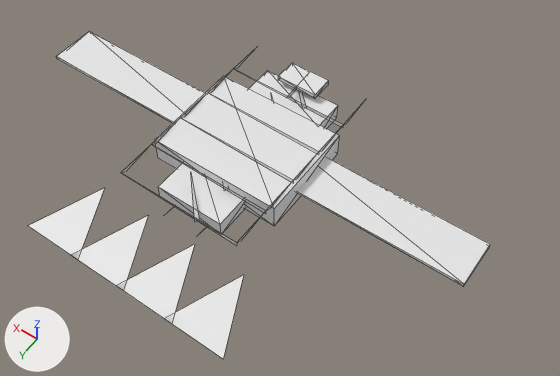
Two versions of the OBJ model GameData/Meshes/Designs/korath/korath_cruiser_bulwark_58.obj, one commit apart.
Before and after are seen from a 50 mm lens placed at (-10.44, 12.83, 19.4), pointed at (-1.68, 0.56, 0.12). Arrows for +X, +Y and +Z are at lower left; the lights stay in place. The first picture is the older version. Mesh edges are drawn as thin lines. Where no turn or scale is listed for an object, it has been applied to the vertices. Vertices at exactly the same position are counted once.

Before the edit, the objects in view are built like this:
```python
me_korath_cruiser_bulwark_58 = bpy.data.meshes.new('korath_cruiser_bulwark_58')
me_korath_cruiser_bulwark_58.from_pydata(...)  # 144 vertices, 110 faces; spans x -8.1..8.1, y -3.6..6.1, z -0.1..1.0
ob_korath_cruiser_bulwark_58 = bpy.data.objects.new('korath_cruiser_bulwark_58', me_korath_cruiser_bulwark_58)
ob_korath_cruiser_bulwark_58.location = (0.0, 0.0, 0.0)
```
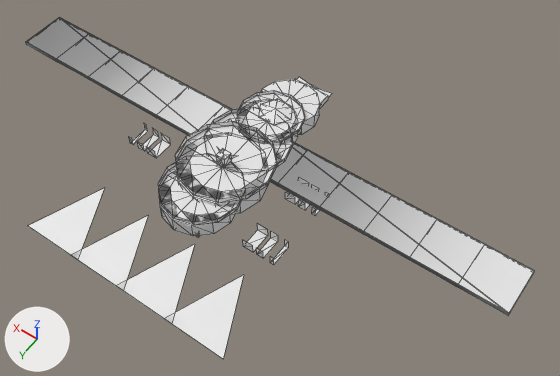
Boxes [x1, y1, x2, y2] around the edits, measured in the pictures (560 x 376 px):
'korath_cruiser_bulwark_58', reshaped (10% wider)
    before: [29, 31, 490, 358]
    after: [26, 18, 534, 358]
part 1 of me_korath_cruiser_bulwark_58, added
    after: [216, 149, 232, 167]
part 2 of me_korath_cruiser_bulwark_58, rebuilt (mostly hidden afterwards)
    before: [155, 76, 340, 226]
    after: [228, 118, 285, 162]
part 3 of me_korath_cruiser_bulwark_58, rebuilt
    before: [249, 71, 338, 129]
    after: [261, 80, 320, 135]
part 4 of me_korath_cruiser_bulwark_58, rebuilt
    before: [158, 163, 245, 234]
    after: [159, 170, 235, 236]
part 5 of me_korath_cruiser_bulwark_58, rebuilt
    before: [297, 158, 490, 286]
    after: [270, 142, 534, 315]
part 6 of me_korath_cruiser_bulwark_58, rebuilt
    before: [56, 31, 205, 123]
    after: [26, 18, 231, 135]
part 7 of me_korath_cruiser_bulwark_58, deleted
    before: [278, 63, 329, 109]
part 8 of me_korath_cruiser_bulwark_58, cut back
    before: [122, 46, 363, 246]
    after: [129, 77, 332, 265]

Diff of the bpy script that builds the scene:
```diff
--- a/GameData/Meshes/Designs/korath/korath_cruiser_bulwark_58.obj.py
+++ b/GameData/Meshes/Designs/korath/korath_cruiser_bulwark_58.obj.py
@@ me_korath_cruiser_bulwark_58 @@
 # used by ob_korath_cruiser_bulwark_58; location = (0.0, 0.0, 0.0)
-me_korath_cruiser_bulwark_58.from_pydata(...)  # 144 vertices, 110 faces; spans x -8.1..8.1, y -3.6..6.1, z -0.1..1.0
+me_korath_cruiser_bulwark_58.from_pydata(...)  # 686 vertices, 832 faces; spans x -9.5..9.5, y -3.9..6.1, z 0.0..1.2
+# me_korath_cruiser_bulwark_58 part 1: a new loose piece, a box spanning x -0.16..0.16, y 1.03..1.35, z 0.88..1.23
+# me_korath_cruiser_bulwark_58 part 2: the loose piece of 8 vertices spanning x -2.3..2.3, y -1.8..1.8, z 0.0..0.9 is rebuilt with 28 vertices and now spans x -1.3..1.3, y -1.2..1.4, z 0.1..0.6
+# me_korath_cruiser_bulwark_58 part 3: the loose piece of 8 vertices spanning x -1.5..1.5, y -3.1..-1.9, z 0.0..0.6 is rebuilt with 28 vertices and now spans x -1.1..1.1, y -3.3..-1.2, z 0.1..0.6
+# me_korath_cruiser_bulwark_58 part 4: the loose piece of 8 vertices spanning x -1.2..1.2, y 1.1..3.0, z 0.0..0.5 is rebuilt with 28 vertices and now spans x -1.2..1.2, y 1.3..3.7, z 0.1..0.6
+# me_korath_cruiser_bulwark_58 part 5: the loose piece of 8 vertices spanning x -8.1..-0.1, y -1.1..0.6, z 0.4..0.5 is rebuilt with 70 vertices and now spans x -9.5..-0.1, y -1.0..0.7, z 0.4..0.5
+# me_korath_cruiser_bulwark_58 part 6: the loose piece of 8 vertices spanning x 0.1..8.1, y -1.1..0.6, z 0.4..0.5 is rebuilt with 70 vertices and now spans x 0.1..9.5, y -1.0..0.7, z 0.4..0.5
+# me_korath_cruiser_bulwark_58 part 7: 10 loose pieces with 35 vertices, spanning x -0.7..0.7, y -3.6..2.0, z -0.1..1.0, are deleted
+# me_korath_cruiser_bulwark_58 part 8: 51 vertices removed from x -5.5..5.5, y -3.6..3.5, z -0.1..1.0; 431 vertices added at x -5.2..5.2, y -3.9..3.7, z 0.0..1.2
+# other edits to the shape of me_korath_cruiser_bulwark_58 do not show in these pictures
```
